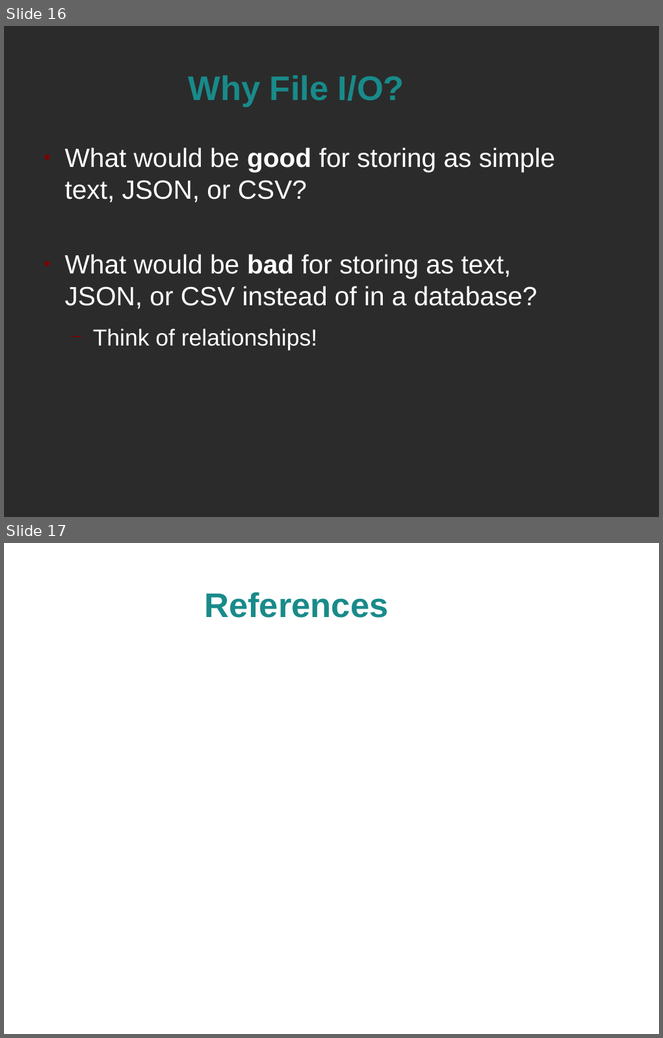
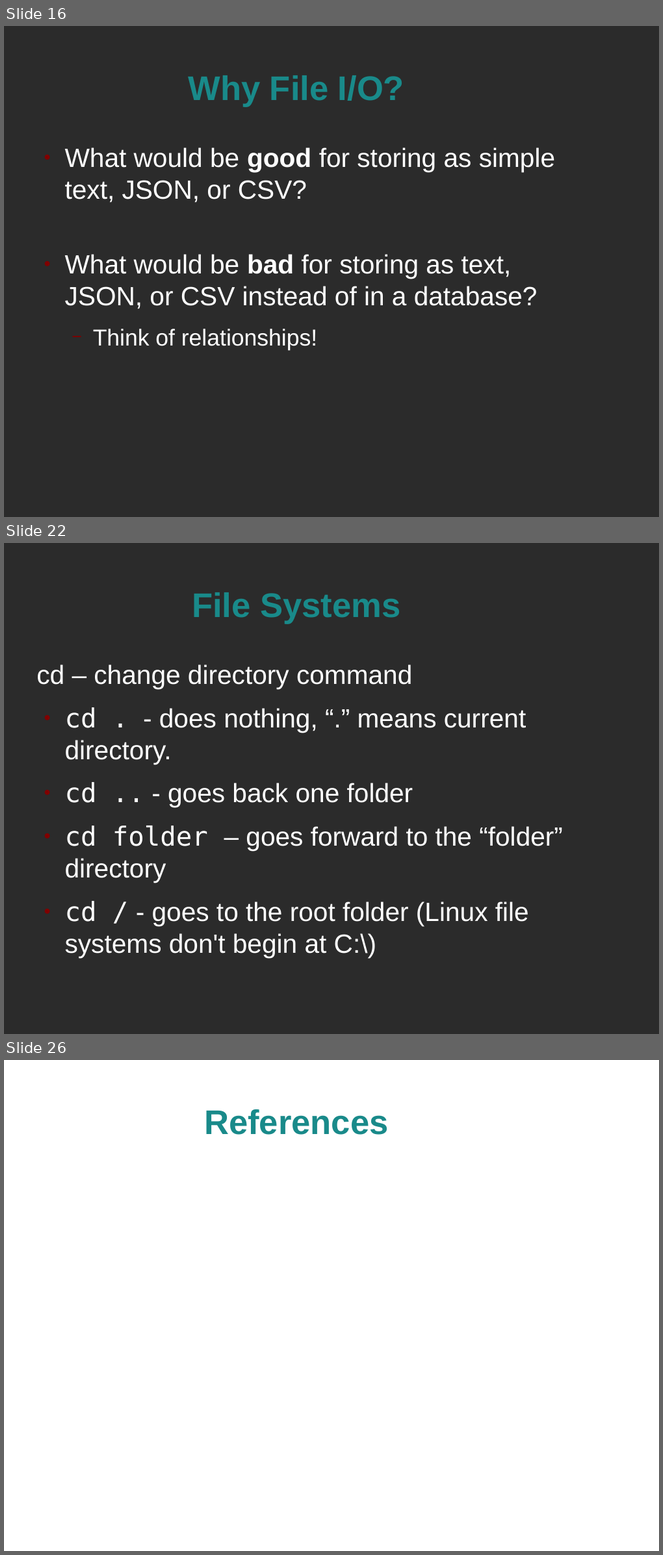
Before and after one commit to spellbindguy/Web-Development, a slide deck: Lectures/05 PHP/PHP and File IO.odp. Shown one above the other, each under a label of ours: slides 16 and 17 before the commit, slides 16, 22 and 26 after it; the slides between them are not shown. The pictures are 663x1038 and 663x1555 pixels, drawn with LibreOffice and Linux fonts; fonts in the diff are those of the drawing; background and template pictures are left out; a plain dark background stands for a picture behind light text. Boxes give left, top, right and bottom in pixels: in the first picture for what was removed or moved away, otherwise in the second. Text is boxed around its words. In the diff, an @@ line names an element or a change of style, - is before the commit and + after.

```diff
--- a/Lectures/05 PHP/PHP and File IO.odp
+++ b/Lectures/05 PHP/PHP and File IO.odp
@@ slide 22 added at box(4, 543, 659, 1034), background picture (left out) @@
@@ title added at box(192, 592, 400, 624), 41.4 pt, text #198A8A, bold @@
+File Systems
@@ text added at box(36, 665, 563, 958), 32 pt, text #FFFFFF @@
+cd – change directory command
+● cd . - does nothing, “.” means current directory.
+● cd .. - goes back one folder
+● cd folder – goes forward to the “folder” directory
+● cd / - goes to the root folder (Linux file systems don't begin at C:\)
@@ what was slide 17 is now slide 26 @@
```
Also in this commit, not shown: 8 other slides added, 1 other file.
